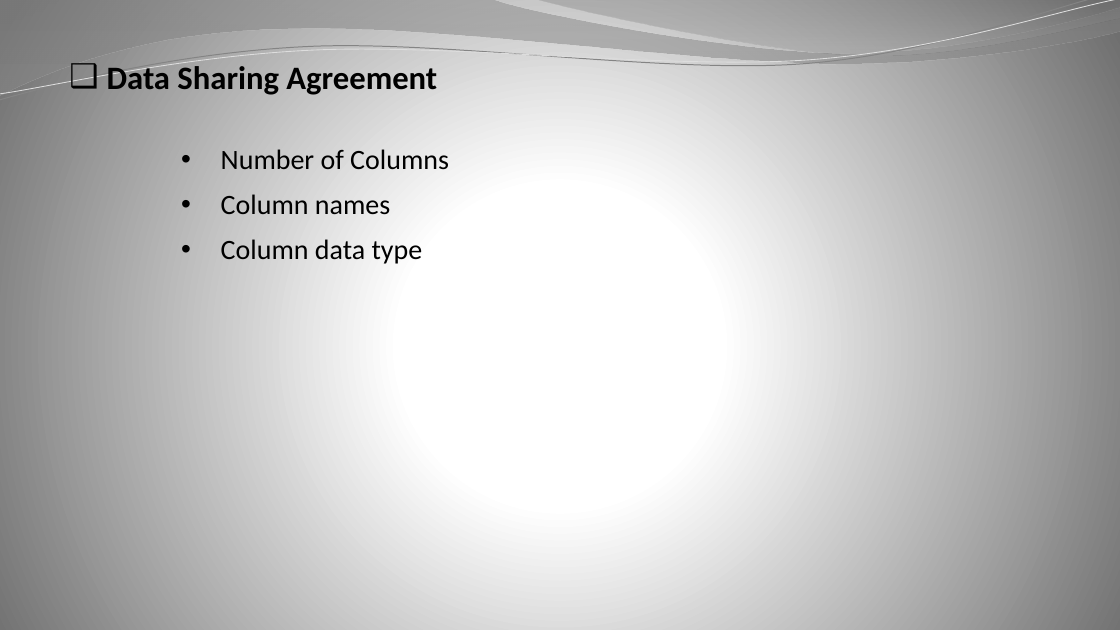
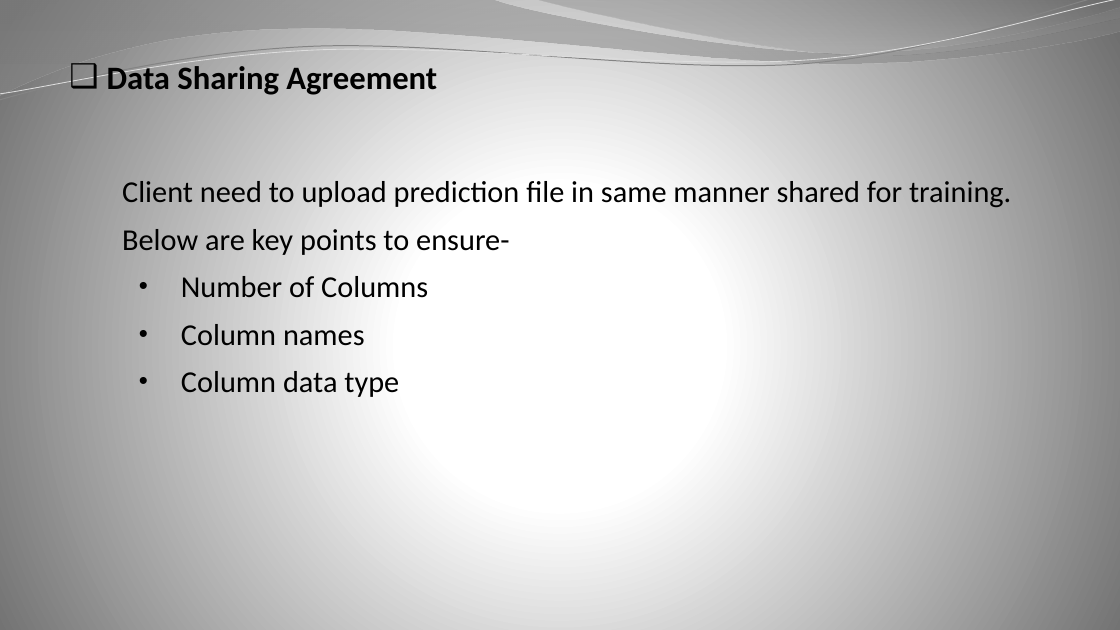
Before and after one commit to anktd23/ins-prem-prediction, a slide deck: slide 3 of documents/DPR-ins-prem-pred.pptx. Drawn at 1120x630 pixels with LibreOffice and Linux fonts; fonts in the diff are those of the drawing. Boxes give left, top, right and bottom in pixels: in the first picture for what was removed or moved away, otherwise in the second. Text is boxed around its words. In the diff, an @@ line names an element or a change of style, - is before the commit and + after.

```diff
--- a/documents/DPR-ins-prem-pred.pptx
+++ b/documents/DPR-ins-prem-pred.pptx
@@ text removed at (221, 149, 449, 264) @@
-  • Number of Columns
-  • Column names
-  • Column data type
@@ text added at (122, 181, 1011, 397), 26 pt, text #000000 @@
+Client need to upload prediction file in same manner shared for training.
+Below are key points to ensure-
+  • Number of Columns
+  • Column names
+  • Column data type
```
Also in this commit, not shown: 8 other slides changed, 1 slide added, 3 other files.
